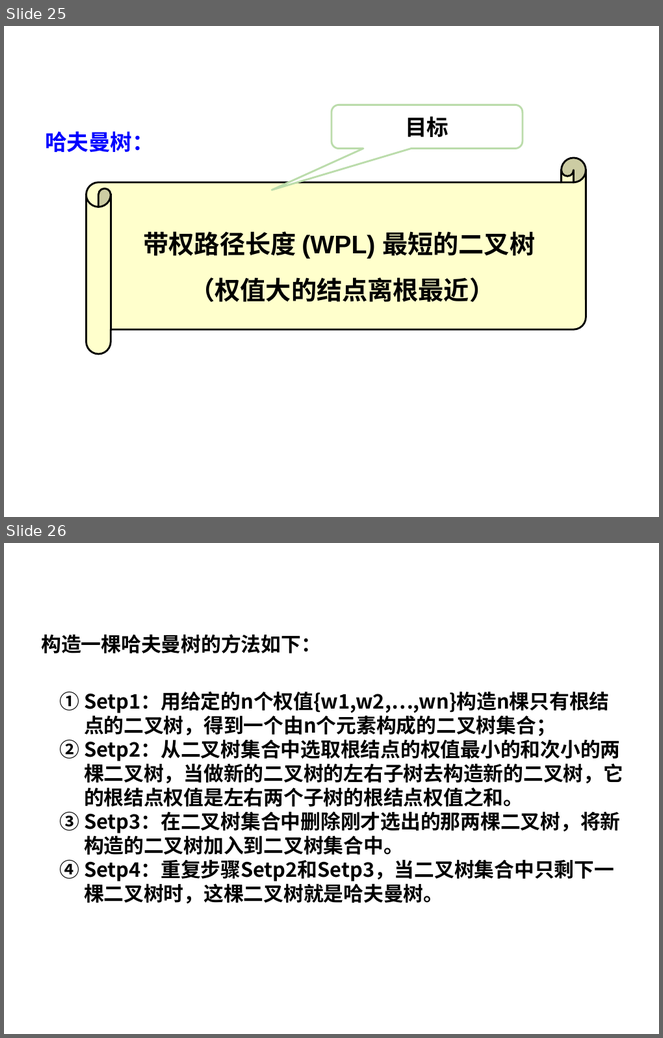
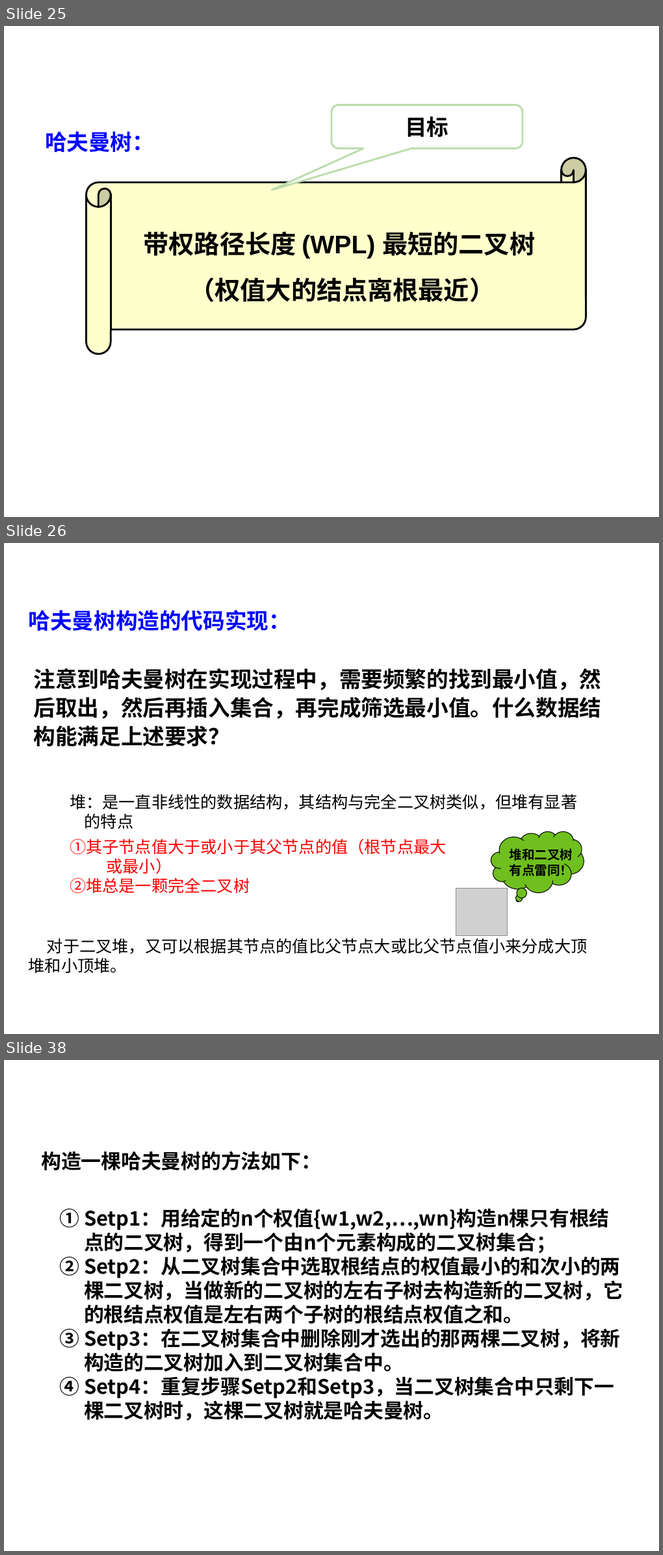
Before and after one commit to liutongling/DP, a slide deck: file/第4章 贪心法.pptx. Shown one above the other, each under a label of ours: slides 25 and 26 before the commit, slides 25, 26 and 38 after it; the slides between them are not shown. The pictures are 663x1038 and 663x1555 pixels, drawn with LibreOffice and Linux fonts; fonts in the diff are those of the drawing; grey boxes stand for pictures; background and template pictures are left out. Boxes give left, top, right and bottom in pixels: in the first picture for what was removed or moved away, otherwise in the second. Text is boxed around its words. In the diff, an @@ line names an element or a change of style, - is before the commit and + after.

Commit message:
完成第四章内容第一次课的制作

```diff
--- a/file/第4章 贪心法.pptx
+++ b/file/第4章 贪心法.pptx
@@ slide 26 added at (4, 543, 659, 1034), background #FFFFFF @@
@@ text added at (29, 610, 291, 631), 24 pt, text #0000FF, bold @@
+哈夫曼树构造的代码实现：
@@ text added at (34, 668, 602, 746), 24 pt, text #000000, bold @@
+注意到哈夫曼树在实现过程中，需要频繁的找到最小值，然后取出，然后再插入集合，再完成筛选最小值。什么数据结构能满足上述要求？
@@ text added at (70, 794, 577, 829), 18 pt, text #000000 @@
+堆：是一直非线性的数据结构，其结构与完全二叉树类似，但堆有显著
+的特点
@@ thought cloud added at (491, 832, 584, 893), fill #6FC01E, outline #000000 0.75 pt @@
@@ text added at (70, 839, 447, 893), 18 pt, text #FF0000 @@
+①其子节点值大于或小于其父节点的值（根节点最大 或最小）
+②堆总是一颗完全二叉树
@@ text added at (509, 849, 573, 879), 14 pt, text #000000, bold @@
+堆和二叉树有点雷同！
@@ picture added at (456, 889, 508, 936) @@
@@ text added at (29, 936, 588, 973), 18 pt, text #000000 @@
+对于二叉堆，又可以根据其节点的值比父节点大或比父节点值小来分成大顶堆和小顶堆。
@@ what was slide 26 is now slide 38 @@
```
Also in this commit, not shown: 3 slides changed, 14 other slides added, 3 slides removed, 2 other files.
